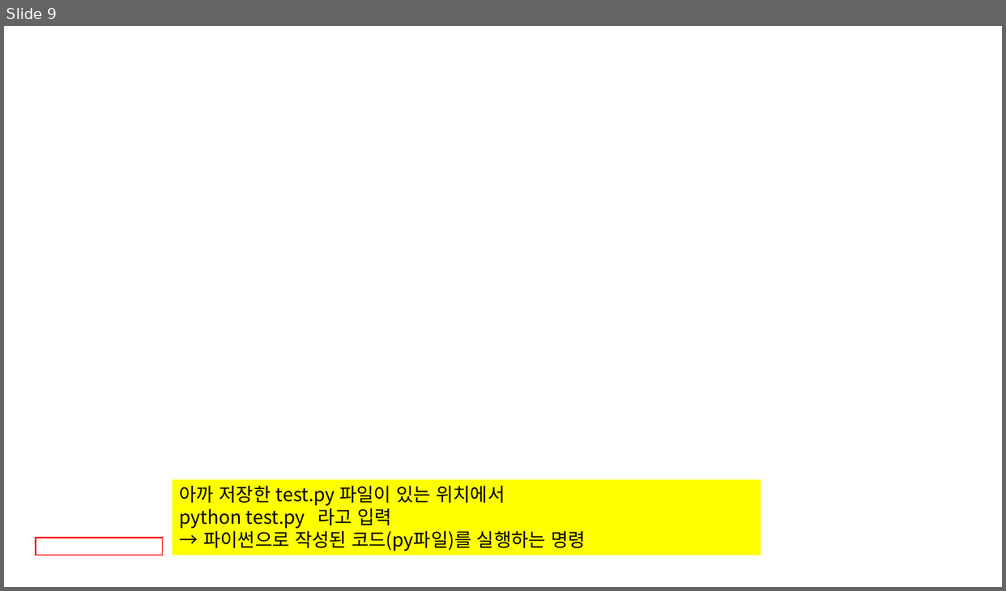
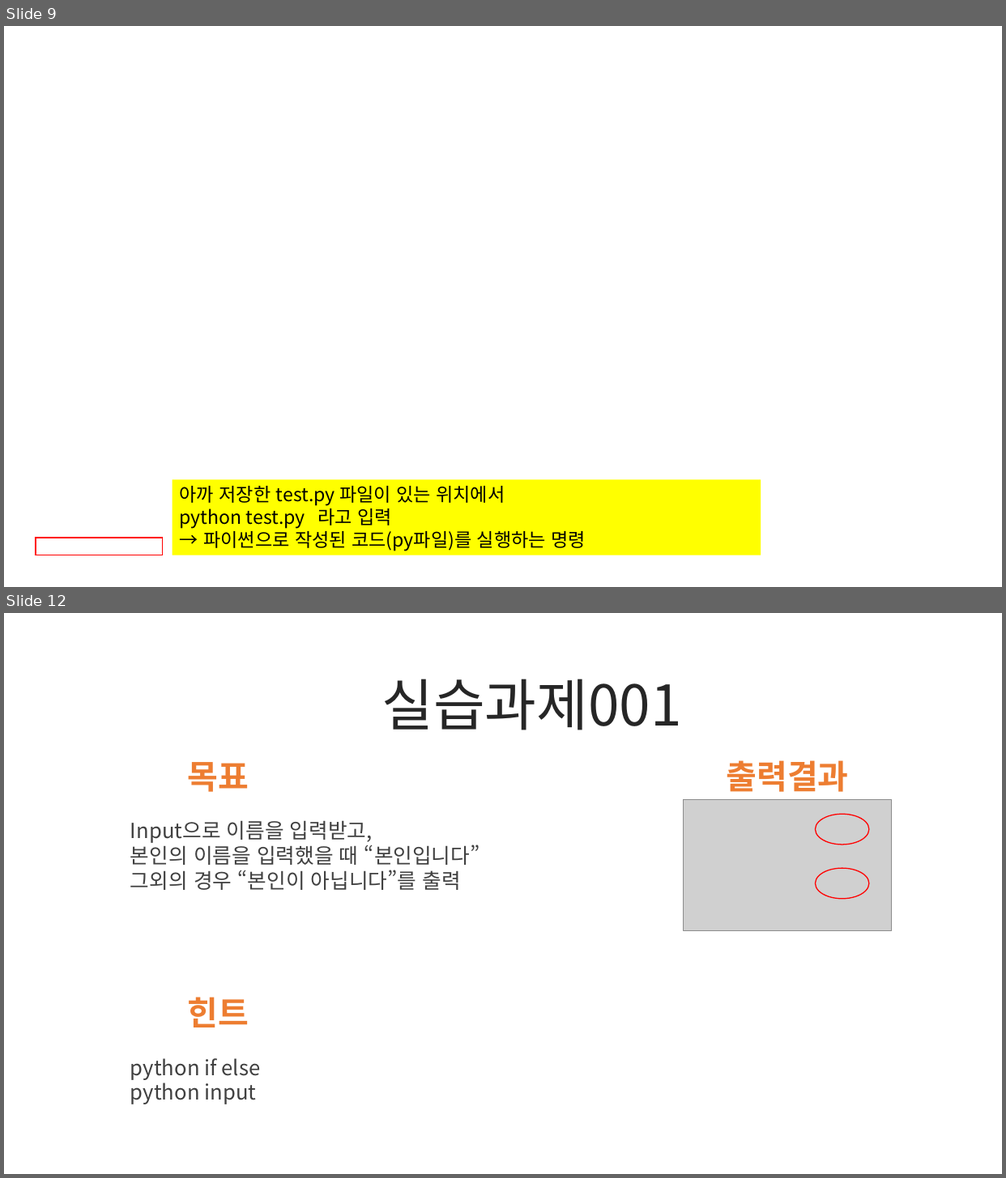
Before and after one commit to agohdasol/honors, a slide deck: 자습용 매뉴얼 200512.pptx. Shown one above the other, each under a label of ours: slide 9 before the commit, slides 9 and 12 after it; the slides between them are not shown. The pictures are 1006x591 and 1006x1178 pixels, drawn with LibreOffice and Linux fonts; fonts in the diff are those of the drawing; grey boxes stand for pictures; background and template pictures are left out. Boxes give left, top, right and bottom in pixels: in the first picture for what was removed or moved away, otherwise in the second. Text is boxed around its words. In the diff, an @@ line names an element or a change of style, - is before the commit and + after.

```diff
--- a/자습용 매뉴얼 200512.pptx
+++ b/자습용 매뉴얼 200512.pptx
@@ slide 12 added at (x1=4, y1=613, x2=1002, y2=1174), background #FFFFFF @@
@@ text added at (x1=381, y1=679, x2=681, y2=730), 54 pt, text #262626 @@
+실습과제001
@@ text added at (x1=188, y1=762, x2=249, y2=792), 32 pt, text #ED7D31, bold @@
+목표
@@ text added at (x1=727, y1=760, x2=849, y2=792), 32 pt, text #ED7D31, bold @@
+출력결과
@@ picture added at (x1=684, y1=800, x2=892, y2=932) @@
@@ text added at (x1=130, y1=820, x2=480, y2=890), 20 pt, text #404040 @@
+Input으로 이름을 입력받고,
+본인의 이름을 입력했을 때 “본인입니다”
+그외의 경우 “본인이 아닙니다”를 출력
@@ ellipse added at (x1=816, y1=815, x2=869, y2=845), outline #FF0000 1 pt @@
@@ ellipse added at (x1=816, y1=868, x2=869, y2=899), outline #FF0000 1 pt @@
@@ text added at (x1=188, y1=997, x2=249, y2=1028), 32 pt, text #ED7D31, bold @@
+힌트
@@ text added at (x1=130, y1=1059, x2=261, y2=1105), 20 pt, text #404040 @@
+python if else
+python input
```
Also in this commit, not shown: 1 slide changed, 1 other slide added.
